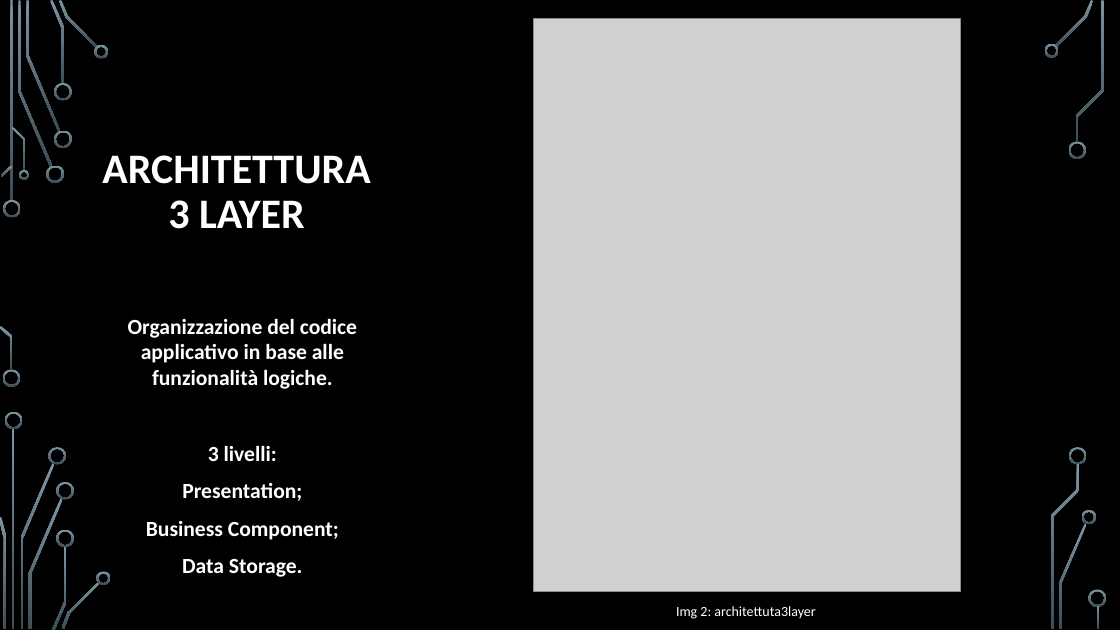
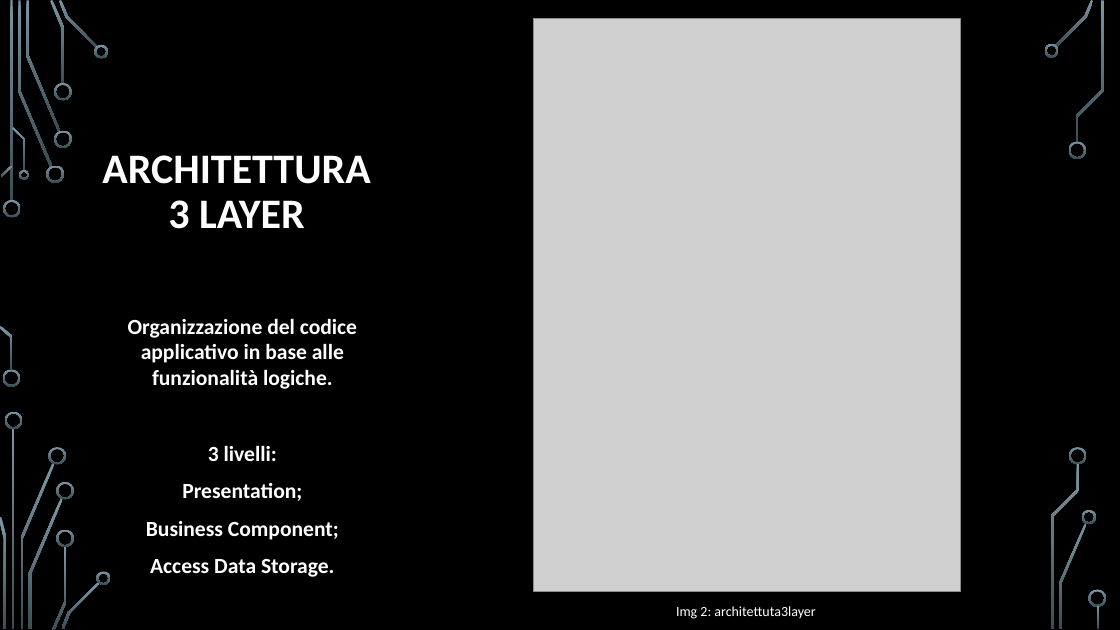
Before and after one commit to GiulianoVan/Progetto_Ingegneria, a slide deck: slide 7 of Documentazione/Presentazione Ingegneria/Progetto Ingegneria del Software 2017.pptx. Drawn at 1120x630 pixels with LibreOffice and Linux fonts; fonts in the diff are those of the drawing; grey boxes stand for pictures; background and template pictures are left out. Boxes give left, top, right and bottom in pixels: in the first picture for what was removed or moved away, otherwise in the second. Text is boxed around its words. In the diff, an @@ line names an element or a change of style, - is before the commit and + after.

```diff
--- a/Documentazione/Presentazione Ingegneria/Progetto Ingegneria del Software 2017.pptx
+++ b/Documentazione/Presentazione Ingegneria/Progetto Ingegneria del Software 2017.pptx
@@ text at [150,559,334,577]: text changed @@
-Data Storage.
+Access Data Storage.
```
Also in this commit, not shown: 5 other slides changed, 5 slides added, 2 slides removed, 6 other files.
